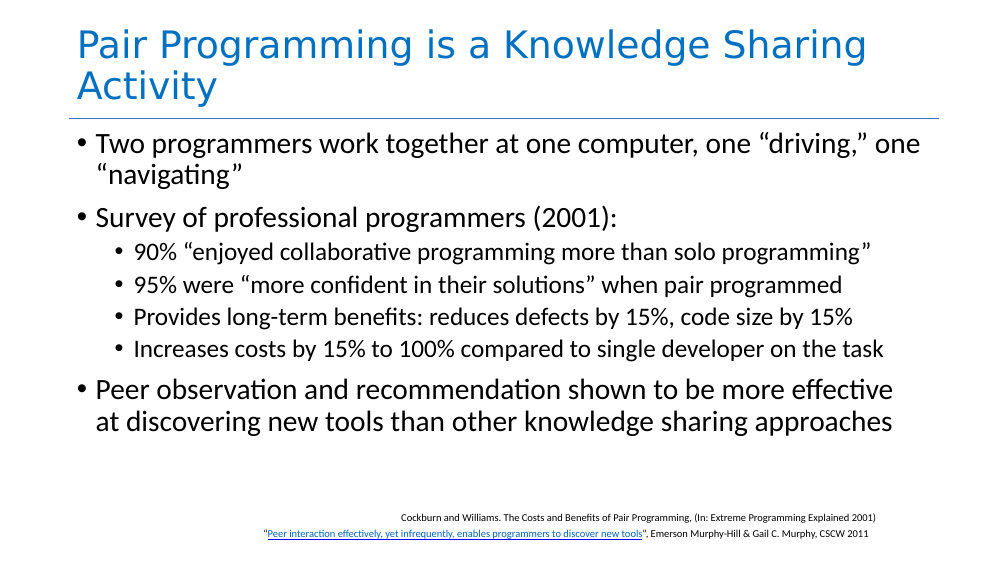
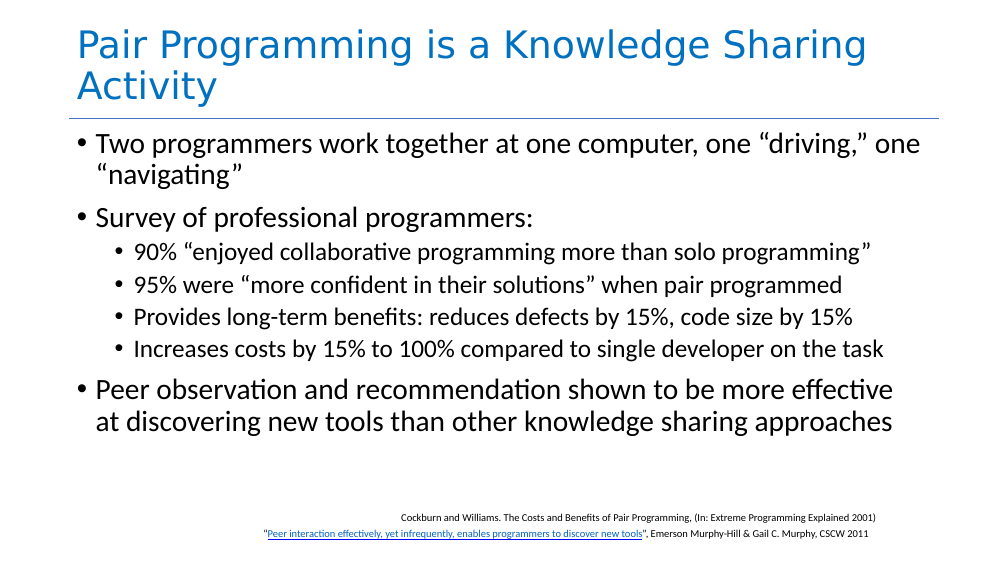
Before and after one commit to neu-se/CS4530-Fall-2026, a slide deck: slide 14 of Slides/Module 07.2 Teams.pptx. Drawn at 1008x567 pixels with LibreOffice and Linux fonts; fonts in the diff are those of the drawing. Boxes give left, top, right and bottom in pixels: in the first picture for what was removed or moved away, otherwise in the second. Text is boxed around its words. In the diff, an @@ line names an element or a change of style, - is before the commit and + after.

```diff
--- a/Slides/Module 07.2 Teams.pptx
+++ b/Slides/Module 07.2 Teams.pptx
@@ text at bbox=[96, 206, 534, 232]: text changed @@
-• Survey of professional programmers (2001):
+• Survey of professional programmers:
```
Also in this commit, not shown: 12 other slides changed, 3 slides added, 3 slides removed, 6 other files.
